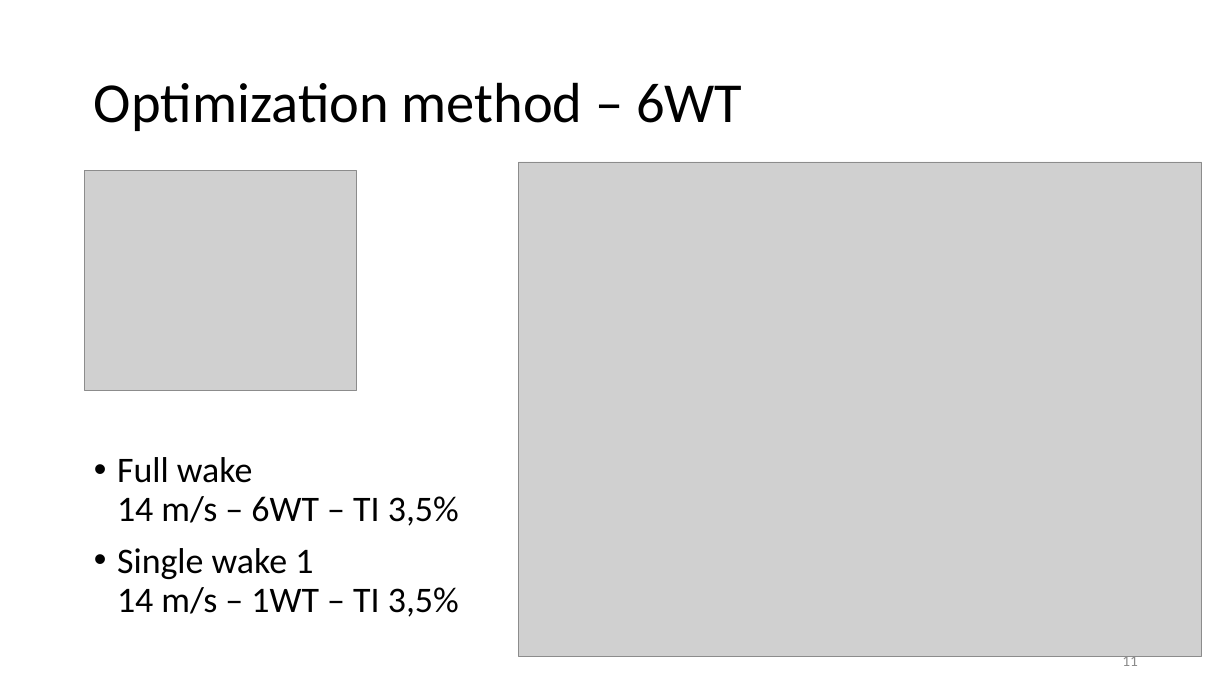
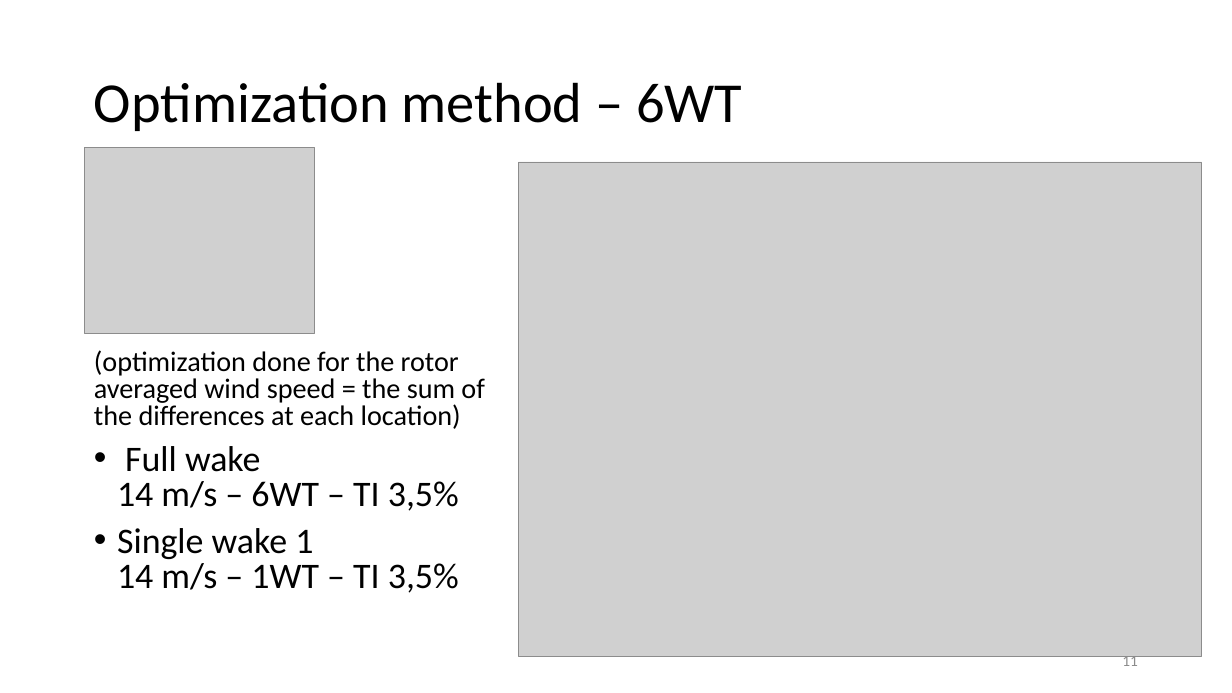
Before and after one commit to obossuyt/Thesis_Ottelien, a slide deck: slide 11 of Meetings & Official Documents/20180611_Meeting15.pptx. Drawn at 1232x693 pixels with LibreOffice and Linux fonts; fonts in the diff are those of the drawing; grey boxes stand for pictures. Boxes give left, top, right and bottom in pixels: in the first picture for what was removed or moved away, otherwise in the second. Text is boxed around its words. In the diff, an @@ line names an element or a change of style, - is before the commit and + after.

```diff
--- a/Meetings & Official Documents/20180611_Meeting15.pptx
+++ b/Meetings & Official Documents/20180611_Meeting15.pptx
@@ picture: place and size @@
-picture at (85, 171, 357, 391)
+picture at (85, 148, 315, 334)
@@ text "(optimization done for the rotor ...": place and size @@
-text "(optimization done for the rotor ..." at (117, 457, 459, 617)
+text "(optimization done for the rotor ..." at (94, 350, 484, 593)
@@ text at (94, 350, 484, 429): paragraph added @@
+(optimization done for the rotor averaged wind speed = the sum of the differences at each location)
@@ text at (117, 446, 459, 593): line spacing 0.9 to 0.8 @@
```
Also in this commit, not shown: 6 other slides changed, 1 other file.
